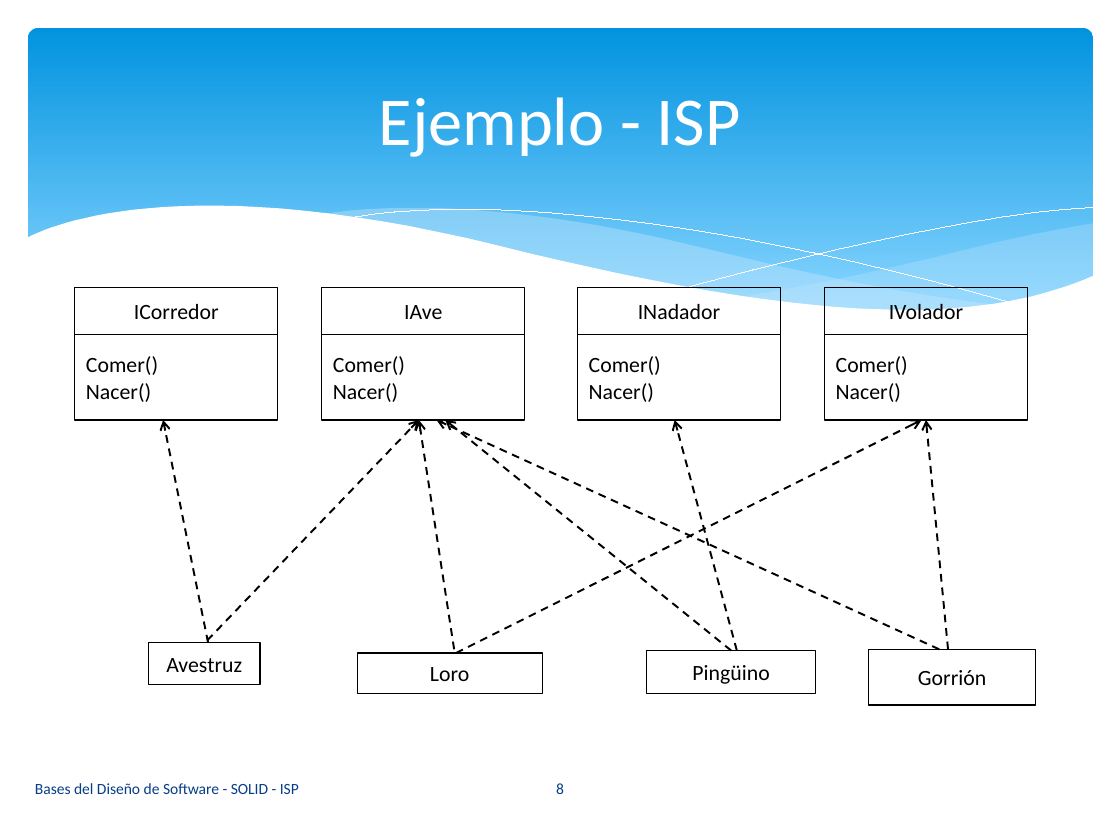
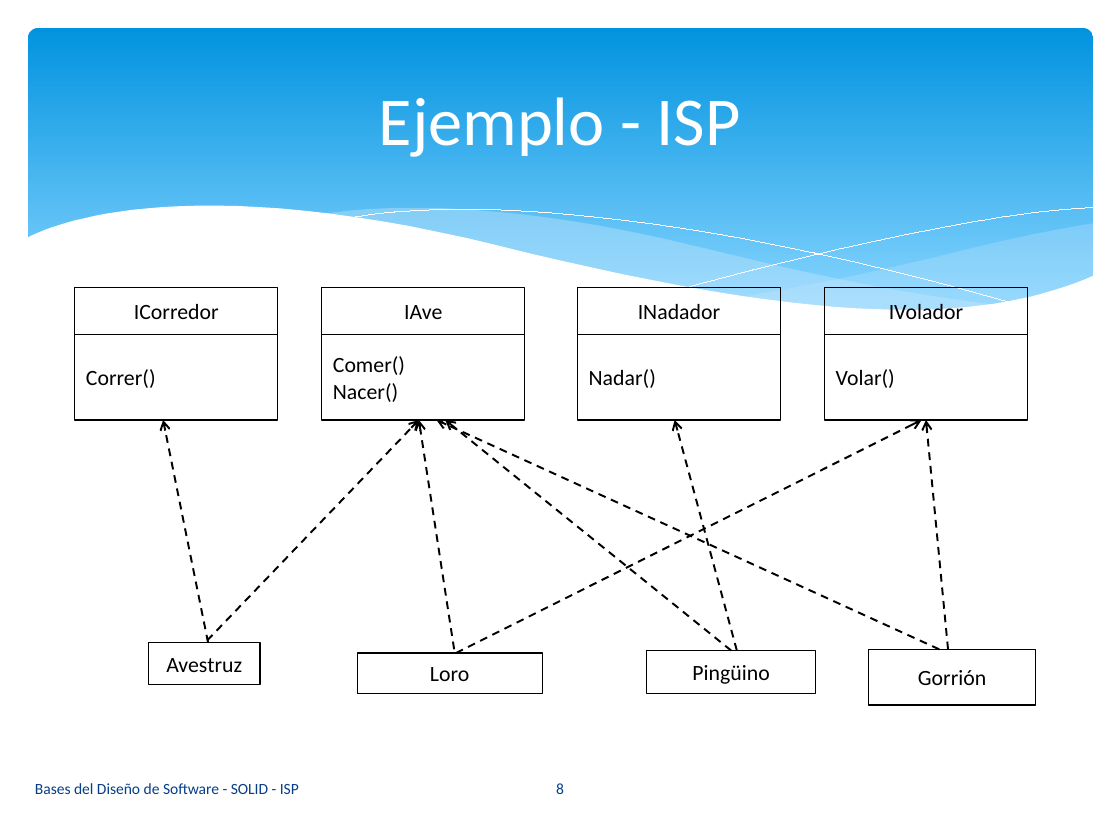
Before and after one commit to vvalotto/Base-Disenio-Software, a slide deck: slide 8 of 06. Principios SOLID - ISP.pptx. Drawn at 1120x840 pixels with LibreOffice and Linux fonts; fonts in the diff are those of the drawing. Boxes give left, top, right and bottom in pixels: in the first picture for what was removed or moved away, otherwise in the second. Text is boxed around its words. In the diff, an @@ line names an element or a change of style, - is before the commit and + after.

```diff
--- a/06. Principios SOLID - ISP.pptx
+++ b/06. Principios SOLID - ISP.pptx
@@ text in rectangle at [86,369,156,388]: text changed @@
-Comer()
-Nacer()
+Correr()
@@ text in rectangle at [589,369,656,388]: text changed @@
-Comer()
-Nacer()
+Nadar()
@@ text in rectangle at [836,369,895,388]: text changed @@
-Comer()
-Nacer()
+Volar()
```
Also in this commit, not shown: 1 other file.
